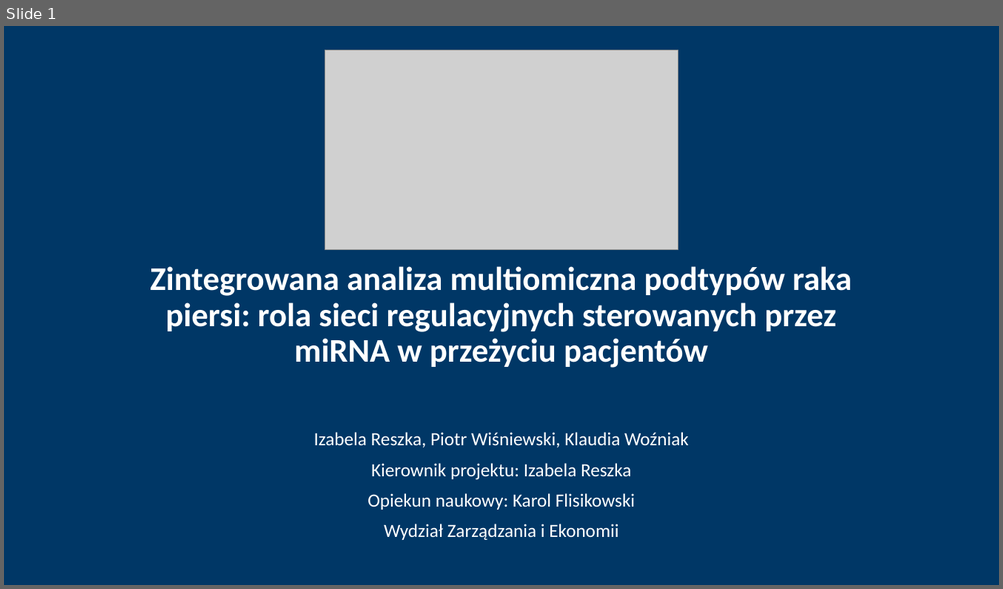
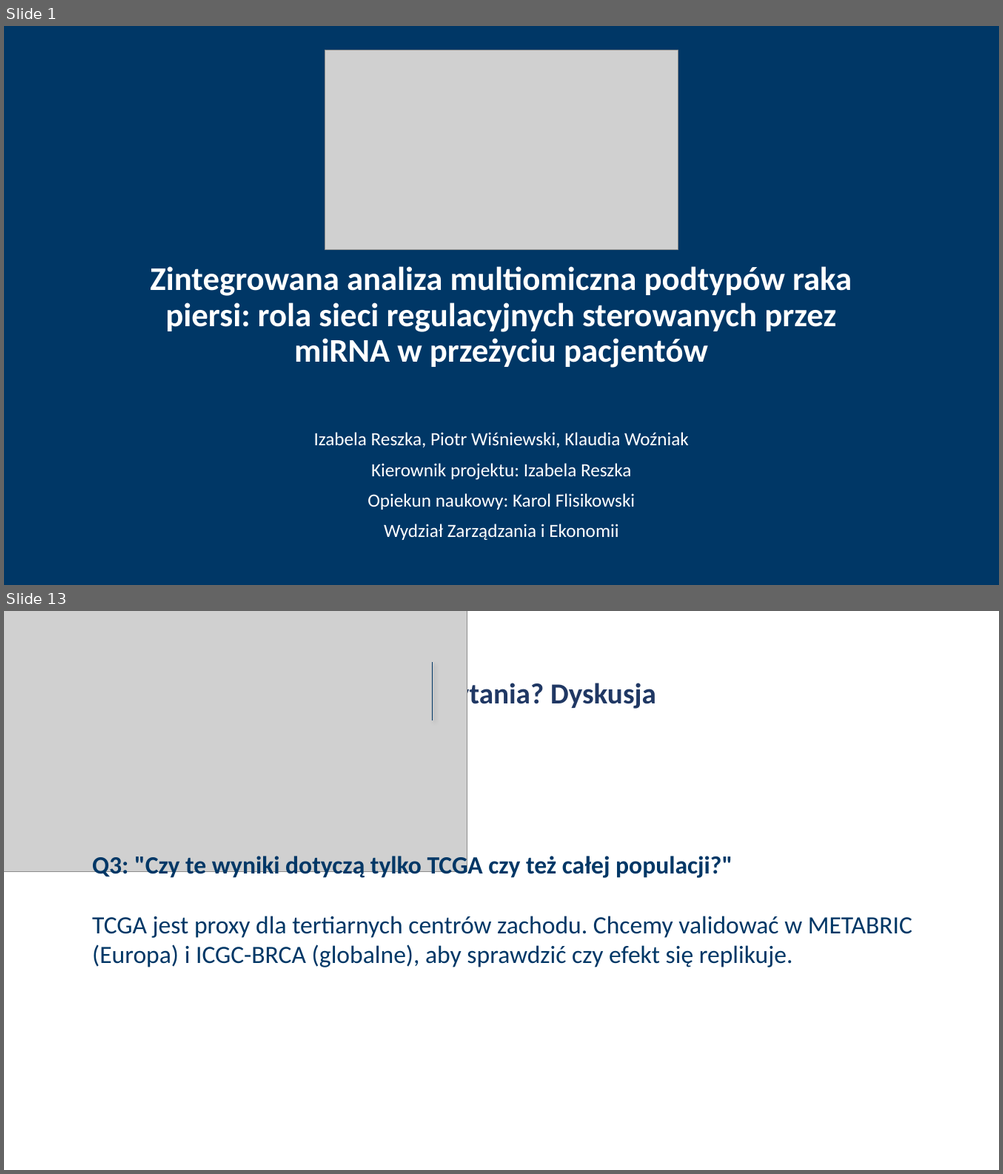
Before and after one commit to iZabela0001/Projekt_badawczy, a slide deck: pisanie_artykulu+prezentacja/Prezentacja.pptx. Shown one above the other, each under a label of ours: slide 1 before the commit, slides 1 and 13 after it; the slides between them are not shown. The pictures are 1003x589 and 1003x1174 pixels, drawn with LibreOffice and Linux fonts; fonts in the diff are those of the drawing; grey boxes stand for pictures. Boxes give left, top, right and bottom in pixels: in the first picture for what was removed or moved away, otherwise in the second. Text is boxed around its words. In the diff, an @@ line names an element or a change of style, - is before the commit and + after.

```diff
--- a/pisanie_artykulu+prezentacja/Prezentacja.pptx
+++ b/pisanie_artykulu+prezentacja/Prezentacja.pptx
@@ slide 13 added at (4, 611, 999, 1170), background #FFFFFF @@
@@ picture added at (4, 611, 467, 872) @@
@@ line added from (432, 663) to (432, 721), #003766 0.5 pt @@
@@ title added at (440, 679, 656, 711), 28 pt, text #203864, bold @@
+Pytania? Dyskusja
@@ text added at (92, 854, 912, 968), 24 pt, text #003766 @@
+Q3: "Czy te wyniki dotyczą tylko TCGA czy też całej populacji?"
+TCGA jest proxy dla tertiarnych centrów zachodu. Chcemy validować w METABRIC (Europa) i ICGC-BRCA (globalne), aby sprawdzić czy efekt się replikuje.
```
Also in this commit, not shown: 6 slides changed, 6 other slides added.
